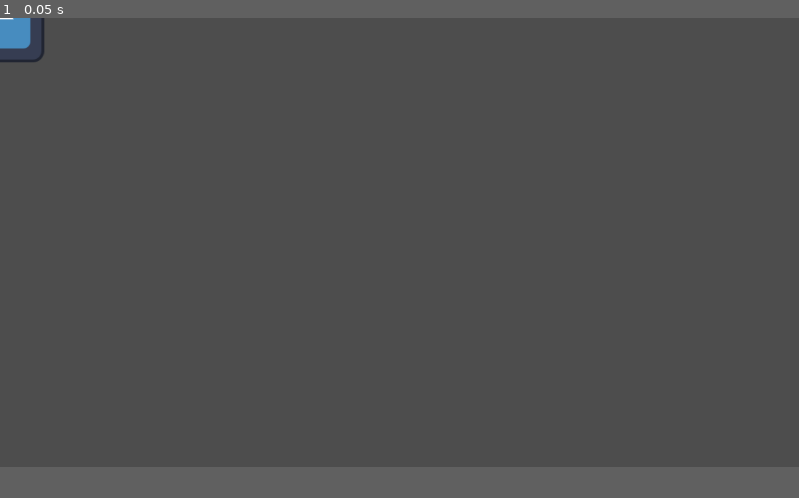
Above: before the commit, frame 1.
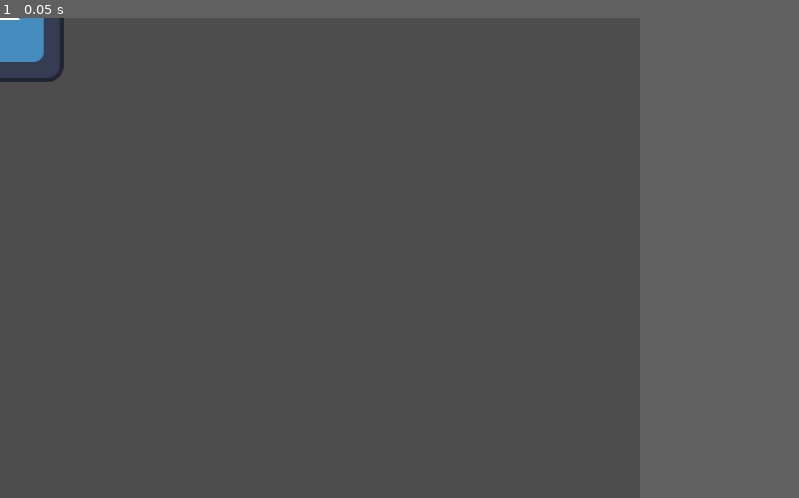
Above: after the commit, the same moment.

Repository: Ena-ki/Buglike
Game: Godot game, scene res://scenes/levels/test_level.tscn
The game is run twice, just before and just after one commit, with the same random seed, the same clock (stepped at 60 frames per second) and the same inputs. The project has no main scene, so this scene is started directly. The engine's default icon, where the game draws it, is replaced by a stand-in: a white triangle on a blue panel in a dark square.
Inputs:
- Up to frame 1 (0.05 s): no input
In our replay, the window is 799x449 before the commit and 640x480 after it. These sizes can differ from the game's own. Grey fills any space a smaller window leaves; there, only what the larger window draws over its background counts as a difference.

The runs differ from the first frame. In frame 1, 0.4% of the frame differs, in the area x 0-9%, y 0-14%.

Commit message:
mid development commit, don't roll back to it(I need to reinstall my os)

Diff:
--- a/project.godot
+++ b/project.godot
@@ -17,6 +17,13 @@
 [autoload]
 
 Enums="*res://scripts/globals/Enums.gd"
+
+[display]
+
+window/size/viewport_width=640
+window/size/viewport_height=480
+window/stretch/mode="canvas_items"
+window/vsync/vsync_mode=0
 
 [dotnet]
 
@@ -51,13 +58,46 @@
 }
 player_1_ability_2={
 "deadzone": 0.2,
-"events": []
+"events": [Object(InputEventKey,"resource_local_to_scene":false,"resource_name":"","device":-1,"window_id":0,"alt_pressed":false,"shift_pressed":false,"ctrl_pressed":false,"meta_pressed":false,"pressed":false,"keycode":0,"physical_keycode":69,"key_label":0,"unicode":101,"location":0,"echo":false,"script":null)
+]
 }
 player_1_ability_3={
 "deadzone": 0.2,
-"events": []
+"events": [Object(InputEventKey,"resource_local_to_scene":false,"resource_name":"","device":-1,"window_id":0,"alt_pressed":false,"shift_pressed":false,"ctrl_pressed":false,"meta_pressed":false,"pressed":false,"keycode":0,"physical_keycode":82,"key_label":0,"unicode":114,"location":0,"echo":false,"script":null)
+]
 }
-player_1_ability_4={
+player_2_up={
 "deadzone": 0.2,
-"events": []
+"events": [Object(InputEventKey,"resource_local_to_scene":false,"resource_name":"","device":-1,"window_id":0,"alt_pressed":false,"shift_pressed":false,"ctrl_pressed":false,"meta_pressed":false,"pressed":false,"keycode":0,"physical_keycode":4194320,"key_label":0,"unicode":0,"location":0,"echo":false,"script":null)
+]
 }
+player_2_down={
+"deadzone": 0.2,
+"events": [Object(InputEventKey,"resource_local_to_scene":false,"resource_name":"","device":-1,"window_id":0,"alt_pressed":false,"shift_pressed":false,"ctrl_pressed":false,"meta_pressed":false,"pressed":false,"keycode":0,"physical_keycode":4194322,"key_label":0,"unicode":0,"location":0,"echo":false,"script":null)
+]
+}
+player_2_left={
+"deadzone": 0.2,
+"events": [Object(InputEventKey,"resource_local_to_scene":false,"resource_name":"","device":-1,"window_id":0,"alt_pressed":false,"shift_pressed":false,"ctrl_pressed":false,"meta_pressed":false,"pressed":false,"keycode":0,"physical_keycode":4194319,"key_label":0,"unicode":0,"location":0,"echo":false,"script":null)
+]
+}
+player_2_right={
+"deadzone": 0.2,
+"events": [Object(InputEventKey,"resource_local_to_scene":false,"resource_name":"","device":-1,"window_id":0,"alt_pressed":false,"shift_pressed":false,"ctrl_pressed":false,"meta_pressed":false,"pressed":false,"keycode":0,"physical_keycode":4194321,"key_label":0,"unicode":0,"location":0,"echo":false,"script":null)
+]
+}
+player_2_ability_1={
+"deadzone": 0.2,
+"events": [Object(InputEventKey,"resource_local_to_scene":false,"resource_name":"","device":-1,"window_id":0,"alt_pressed":false,"shift_pressed":false,"ctrl_pressed":false,"meta_pressed":false,"pressed":false,"keycode":0,"physical_keycode":76,"key_label":0,"unicode":108,"location":0,"echo":false,"script":null)
+]
+}
+player_2_ability_2={
+"deadzone": 0.2,
+"events": [Object(InputEventKey,"resource_local_to_scene":false,"resource_name":"","device":-1,"window_id":0,"alt_pressed":false,"shift_pressed":false,"ctrl_pressed":false,"meta_pressed":false,"pressed":false,"keycode":0,"physical_keycode":75,"key_label":0,"unicode":107,"location":0,"echo":false,"script":null)
+]
+}
+player_2_ability_3={
+"deadzone": 0.2,
+"events": [Object(InputEventKey,"resource_local_to_scene":false,"resource_name":"","device":-1,"window_id":0,"alt_pressed":false,"shift_pressed":false,"ctrl_pressed":false,"meta_pressed":false,"pressed":false,"keycode":0,"physical_keycode":74,"key_label":0,"unicode":106,"location":0,"echo":false,"script":null)
+]
+}
--- a/resources/player/classes/mage_player_class.tres
+++ /dev/null
@@ -1,11 +0,0 @@
-[gd_resource type="Resource" script_class="PlayerClassRes" load_steps=3 format=3 uid="uid://bcqgt3f2eolno"]
-
-[ext_resource type="SpriteFrames" uid="uid://cyabm5lhmqg7s" path="res://res/sprite frames/mage_player_class_spriteframes.tres" id="1_wutlx"]
-[ext_resource type="Script" uid="uid://4onchcx023y2" path="res://scripts/resources/player_class_res.gd" id="2_6qnww"]
-
-[resource]
-script = ExtResource("2_6qnww")
-player_class_name = "Mage"
-player_class_sprite_frames = ExtResource("1_wutlx")
-speed = 1.0
-metadata/_custom_type_script = "uid://4onchcx023y2"
--- a/scenes/levels/test_level.tscn
+++ b/scenes/levels/test_level.tscn
@@ -6,3 +6,4 @@
 
 [node name="Player" parent="." instance=ExtResource("1_jbqir")]
 scale = Vector2(0.993225, 1)
+player_number = 2
--- a/scenes/player/classes/mage_player_class.tscn
+++ b/scenes/player/classes/mage_player_class.tscn
@@ -1,13 +1,15 @@
 [gd_scene load_steps=4 format=3 uid="uid://n4u4nwwerpgm"]
 
 [ext_resource type="Script" uid="uid://8872mspebyv0" path="res://scripts/player/classes/mage_player_class.gd" id="1_w7l3u"]
-[ext_resource type="Resource" uid="uid://bcqgt3f2eolno" path="res://resources/player/classes/mage_player_class.tres" id="2_hxnb7"]
 [ext_resource type="SpriteFrames" uid="uid://cyabm5lhmqg7s" path="res://res/sprite frames/mage_player_class_spriteframes.tres" id="3_lr3sr"]
+[ext_resource type="Script" uid="uid://cspsulj7rn1ts" path="res://scripts/player/states/state_machine.gd" id="3_w7l3u"]
 
 [node name="MagePlayerClass" type="Node2D"]
 script = ExtResource("1_w7l3u")
-player_class_res = ExtResource("2_hxnb7")
 metadata/_custom_type_script = "uid://82n088pgvl8q"
 
 [node name="AnimatedSprite2D" type="AnimatedSprite2D" parent="."]
 sprite_frames = ExtResource("3_lr3sr")
+
+[node name="StateMachine" type="Node" parent="."]
+script = ExtResource("3_w7l3u")
--- a/scripts/globals/Enums.gd
+++ b/scripts/globals/Enums.gd
@@ -2,8 +2,8 @@
 
 enum PlayerNumber
 {
-  PLAYER_1,
-  PLAYER_2,
-  PLAYER_3,
-  PLAYER_4,
+  PLAYER_1 = 1,
+  PLAYER_2 = 2,
+  PLAYER_3 = 3,
+  PLAYER_4 = 4,
 }
--- a/scripts/player/classes/mage_player_class.gd
+++ b/scripts/player/classes/mage_player_class.gd
@@ -1,4 +1,6 @@
 extends PlayerClass
+
+@export var player_animated_sprite : AnimatedSprite2D
 
 
 func _ready():
@@ -6,3 +8,22 @@
   ability_1 = load_ability(self, ability_1_scene)
   ability_2 = load_ability(self, ability_2_scene)
   ability_2 = load_ability(self, ability_3_scene)
+
+  damaged.connect(on_player_class_damaged)
+  died.connect(on_player_class_damaged)
+
+
+func on_player_class_died():
+  is_alive = false
+  print("me ded")
+
+
+func on_player_class_damaged():
+  print("I got hit")
+
+##dead
+##alive
+##  rooted
+##  casting a spell
+##  roaming
+##  damaged
--- a/scripts/player/classes/player_class.gd
+++ b/scripts/player/classes/player_class.gd
@@ -1,19 +1,34 @@
 class_name PlayerClass
 extends Node2D
 
-@export var player_class_res : PlayerClassRes
 @export_category("player abilities")
 @export var movement_ability_scene : PackedScene
 @export var ability_1_scene : PackedScene
 @export var ability_2_scene : PackedScene
 @export var ability_3_scene : PackedScene
+@export_category("nodes")
+@export var state_machine : Node
+
+signal died
+signal damaged
 
 var movement_ability
 var ability_1
 var ability_2
 var ability_3
 
+var is_alive : bool = true
+var health : int = 100
+
+
 func load_ability(player_class_ref : PlayerClass, ability_scene : PackedScene):
   var ability_instance = ability_scene.instantiate()
   player_class_ref.add_child(ability_instance)
   return ability_instance
+
+
+func get_damaged(damage : int):
+  health -= damage
+  emit_signal("damaged")
+  if health <= 0:
+    emit_signal("died")
--- a/scripts/player/player.gd
+++ b/scripts/player/player.gd
@@ -4,11 +4,14 @@
 @export var player_class : PlayerClass
 
 
+func _physics_process(delta: float) -> void:
+  if player_class.is_alive:
+    player_class.movement_ability.execute_ability(1000, self, player_number)
 
+  if Input.is_action_just_pressed("player_"+str(player_number)+"_ability_1"):
+    player_class.ability_1.execute_ability()
 
-func _physics_process(delta: float) -> void:
-  player_class.movement_ability.execute_ability(1000, self, 1)
+  if Input.is_action_just_pressed("ui_accept"):
+    player_class.get_damaged(20)
 
-  if Input.is_action_just_pressed("player_1_ability_1"):
-    player_class.ability_1.execute_ability()
   move_and_slide()
--- /dev/null
+++ b/scripts/player/states/state.gd
@@ -0,0 +1,20 @@
+class_name State
+extends Node
+
+signal transition(state, new_state_name)
+
+
+func enter():
+  pass
+
+
+func exit():
+  pass
+
+
+func update(delta : float):
+  pass
+
+
+func physics_update(delta : float):
+  pass
--- /dev/null
+++ b/scripts/player/states/state_machine.gd
@@ -0,0 +1,37 @@
+extends Node
+
+@export var initial_state : State
+
+var current_state : State
+var states : Dictionary = {}
+
+
+func _ready():
+  for child in get_children():
+    if child is State:
+      states[child.name.to_lower()] = child
+      child.change_state.connect(on_state_transition)
+
+
+func _process(delta):
+  if current_state:
+    current_state.update(delta)
+
+
+func _physics_process(delta: float) -> void:
+  if current_state:
+    current_state.physics_update(delta)
+
+
+func on_state_transition(state : State, new_state_name : String) -> void:
+  if state != current_state:
+    return
+
+  var new_state = states.get(new_state_name.to_lower())
+
+  if current_state:
+    current_state.exit()
+
+  new_state.enter()
+
+  current_state = new_state
--- a/scripts/resources/player_class_res.gd
+++ /dev/null
@@ -1,9 +0,0 @@
-extends Resource
-class_name PlayerClassRes
-
-
-
-@export_category("Class Metadata")
-@export var player_class_name : String = "Undefined Class"
-@export var player_class_sprite_frames : SpriteFrames
-@export var speed : float = 1.0
Not shown, added: scripts/player/states/state.gd.uid
Not shown, added: scripts/player/states/state_machine.gd.uid
Not shown, removed: scripts/resources/player_class_res.gd.uid
